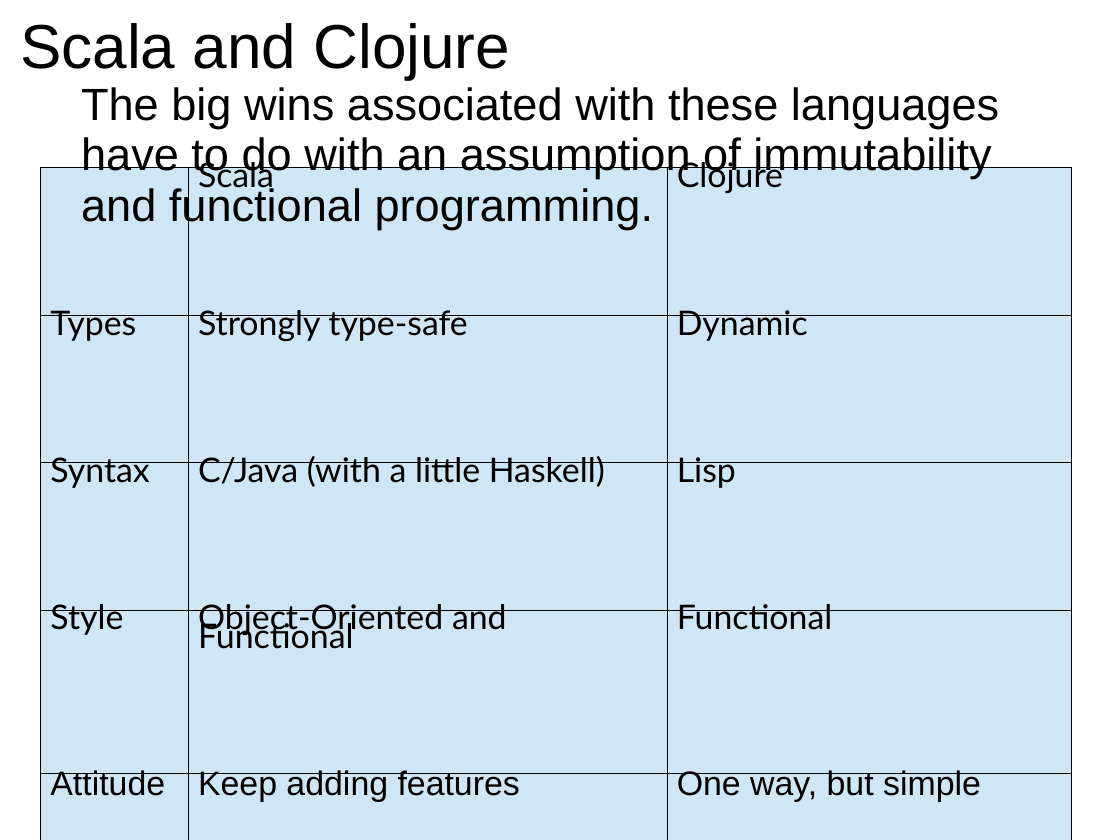
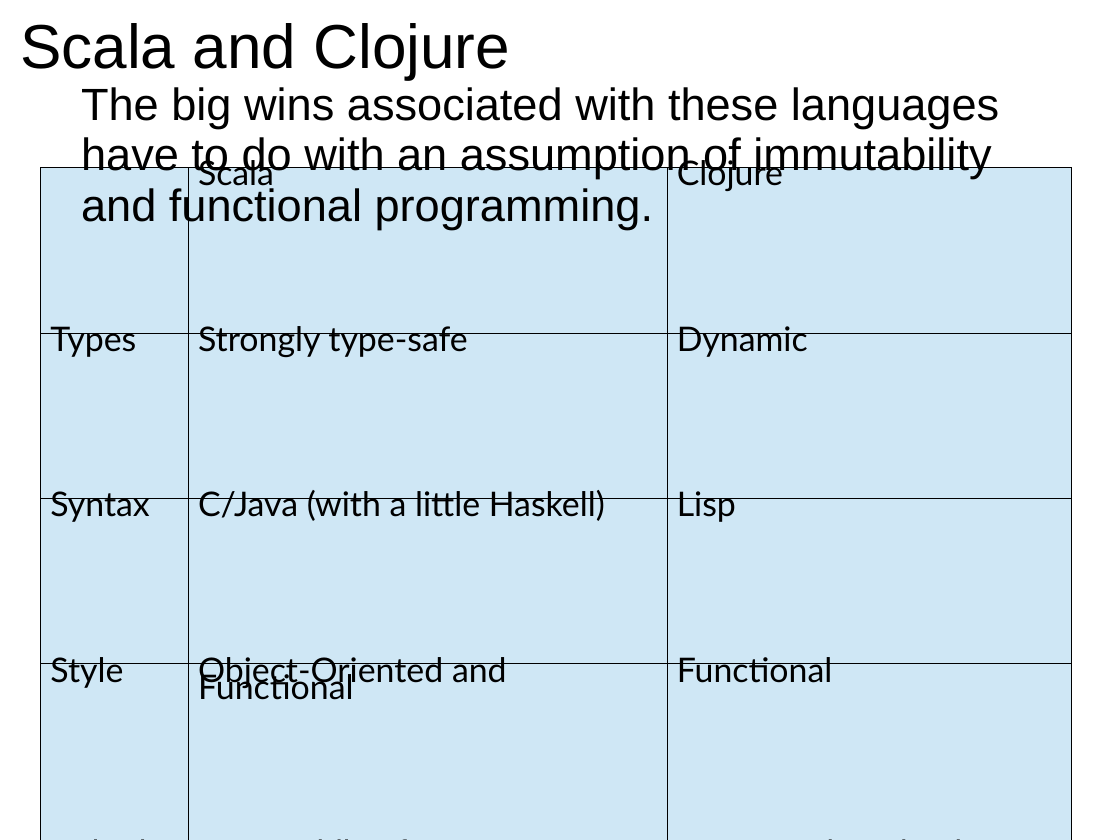
Before and after one commit to GlenKPeterson/refactJavaScalaCloj, a slide deck: slide 21 of typeSafetyJavaScalaCloj.ppt. Drawn at 1120x840 pixels with LibreOffice and Linux fonts; fonts in the diff are those of the drawing. Boxes give left, top, right and bottom in pixels: in the first picture for what was removed or moved away, otherwise in the second. Text is boxed around its words. In the diff, an @@ line names an element or a change of style, - is before the commit and + after.

```diff
--- a/typeSafetyJavaScalaCloj.ppt
+++ b/typeSafetyJavaScalaCloj.ppt
@@ table at (x1=41, y1=168, x2=1071, y2=749) @@
@@ line spacing 0.46 to 0.42 @@
@@ line spacing 0.58 to 0.55 @@
```
Also in this commit, not shown: 1 other slide changed.
